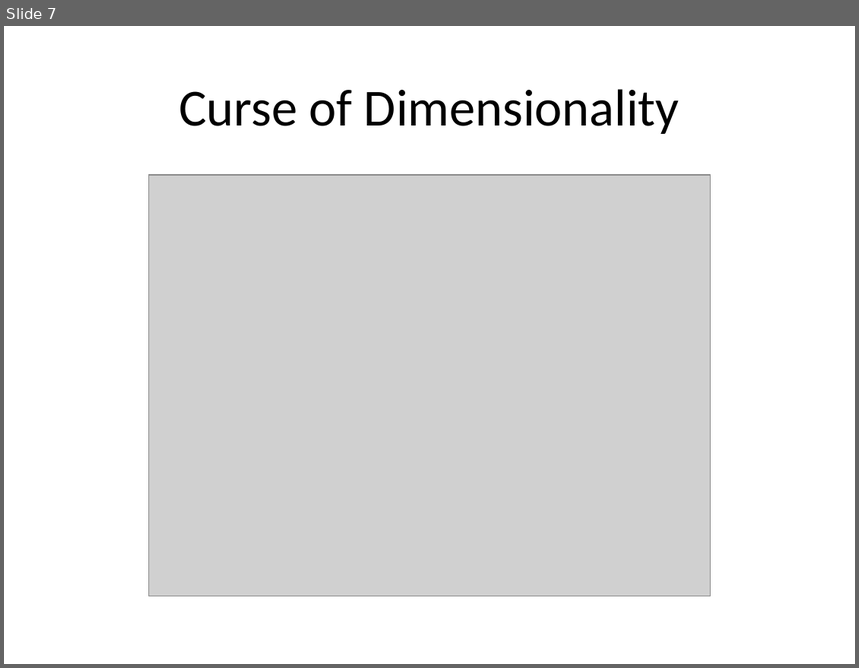
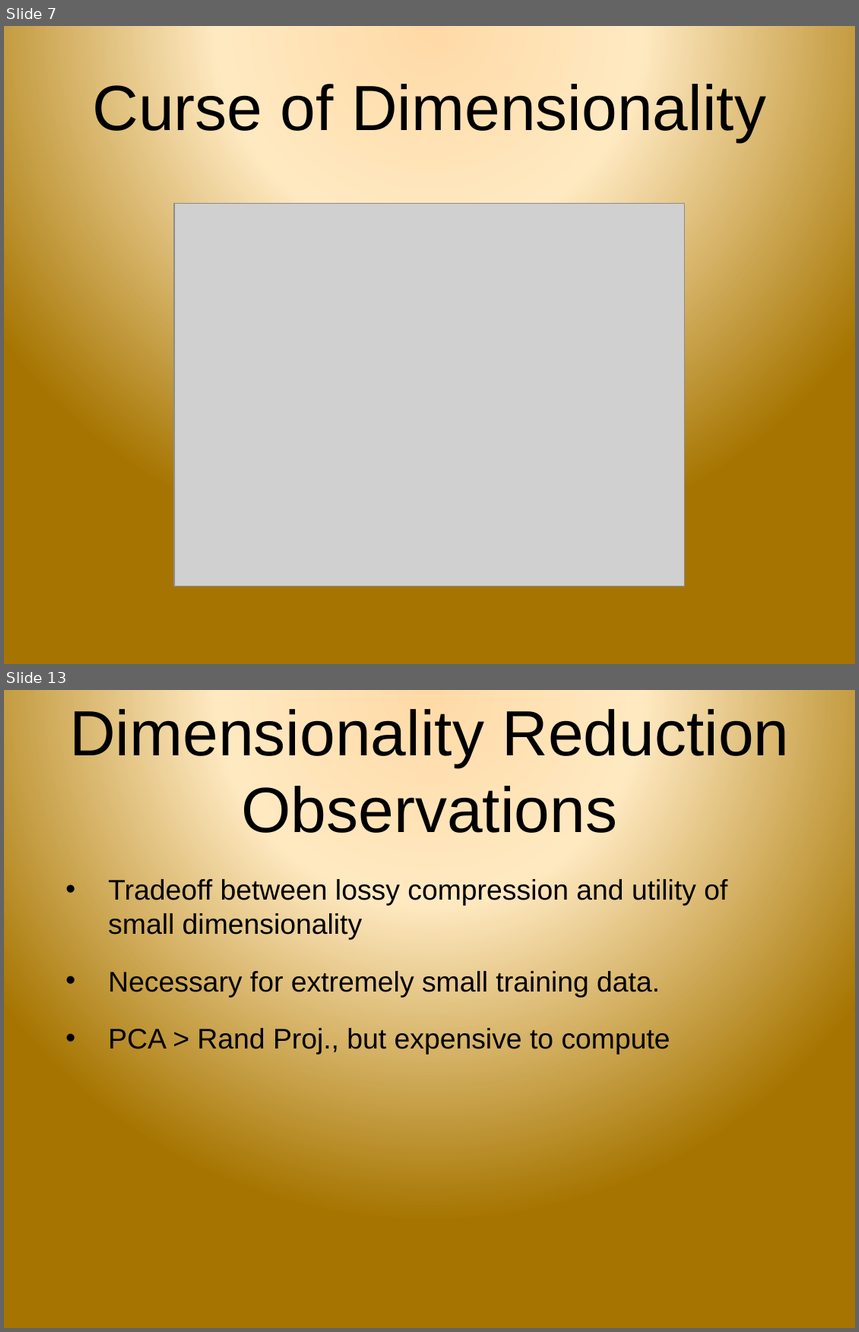
Before and after one commit to samanz/High-Dimensional-Classification, a slide deck: progressReport.pptx. Shown one above the other, each under a label of ours: slide 7 before the commit, slides 7 and 13 after it; the slides between them are not shown. The pictures are 859x668 and 859x1332 pixels, drawn with LibreOffice and Linux fonts; fonts in the diff are those of the drawing; grey boxes stand for pictures; background and template pictures are left out. Boxes give left, top, right and bottom in pixels: in the first picture for what was removed or moved away, otherwise in the second. Text is boxed around its words. In the diff, an @@ line names an element or a change of style, - is before the commit and + after.

```diff
--- a/progressReport.pptx
+++ b/progressReport.pptx
@@ slide 13 added at [4,690,855,1328], background picture (left out) @@
@@ title added at [69,705,789,833], 54 pt, text #000000 @@
+Dimensionality Reduction Observations
@@ text added at [108,877,728,1055], 24 pt, text #000000 @@
+• Tradeoff between lossy compression and utility of small dimensionality
+• Necessary for extremely small training data.
+• PCA > Rand Proj., but expensive to compute
@@ slide 7 changed as well @@
@@ background #FFFFFF to picture (left out) @@
@@ title "Curse of Dimensionality": place and size @@
-title "Curse of Dimensionality" at [179,89,680,134]
+title "Curse of Dimensionality" at [92,79,766,142]
@@ title "Curse of Dimensionality" at [92,79,766,142]: size 44 to 54 pt, font Calibri to Arial @@
@@ picture: place and size @@
-picture at [148,175,711,596]
+picture at [174,203,685,586]
```
Also in this commit, not shown: 6 other slides changed, 13 other slides added, 7 slides removed.
